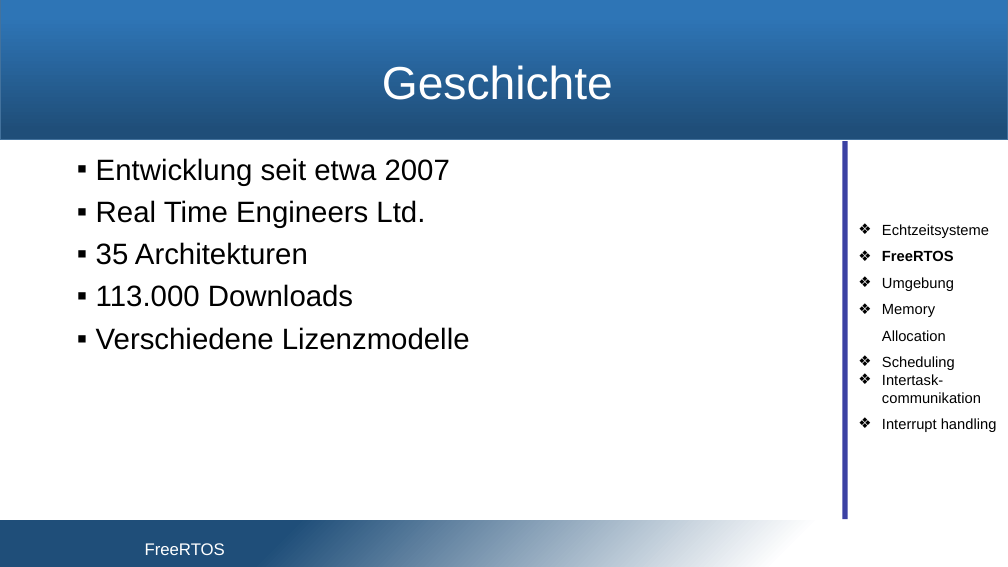
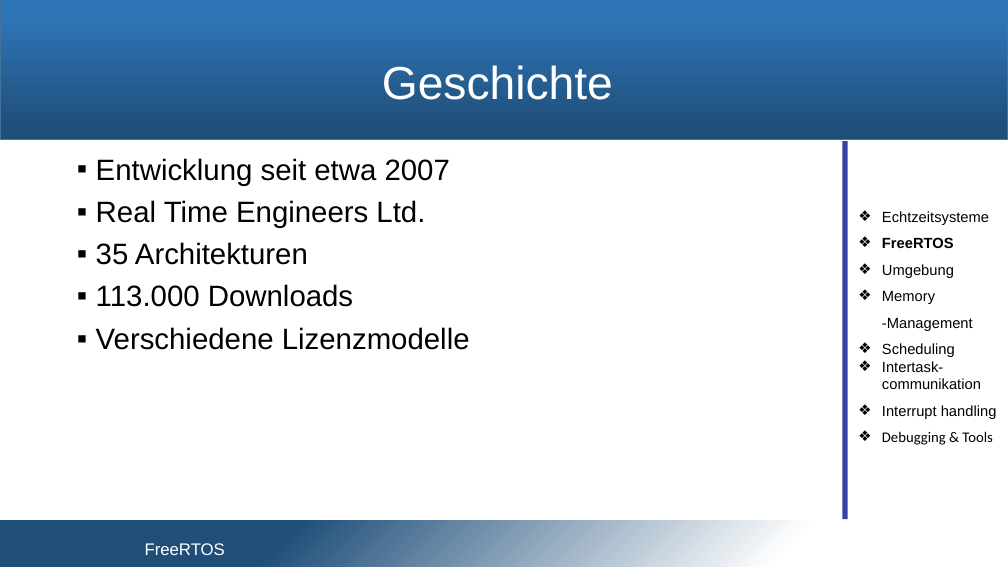
Before and after one commit to snobz/Seminar_BS_2017, a slide deck: slide 6 of Päsi/Seminar Betriebssysteme.pptx. Drawn at 1008x567 pixels with LibreOffice and Linux fonts; fonts in the diff are those of the drawing; background and template pictures are left out. Boxes give left, top, right and bottom in pixels: in the first picture for what was removed or moved away, otherwise in the second. Text is boxed around its words. In the diff, an @@ line names an element or a change of style, - is before the commit and + after.

```diff
--- a/Päsi/Seminar Betriebssysteme.pptx
+++ b/Päsi/Seminar Betriebssysteme.pptx
@@ text at (882, 291, 973, 331): text changed @@
-❖ Memory Allocation
+❖ Memory -Management
@@ text at (882, 431, 993, 445): paragraph added @@
+❖ Debugging & Tools
```
Also in this commit, not shown: 8 other slides changed.
